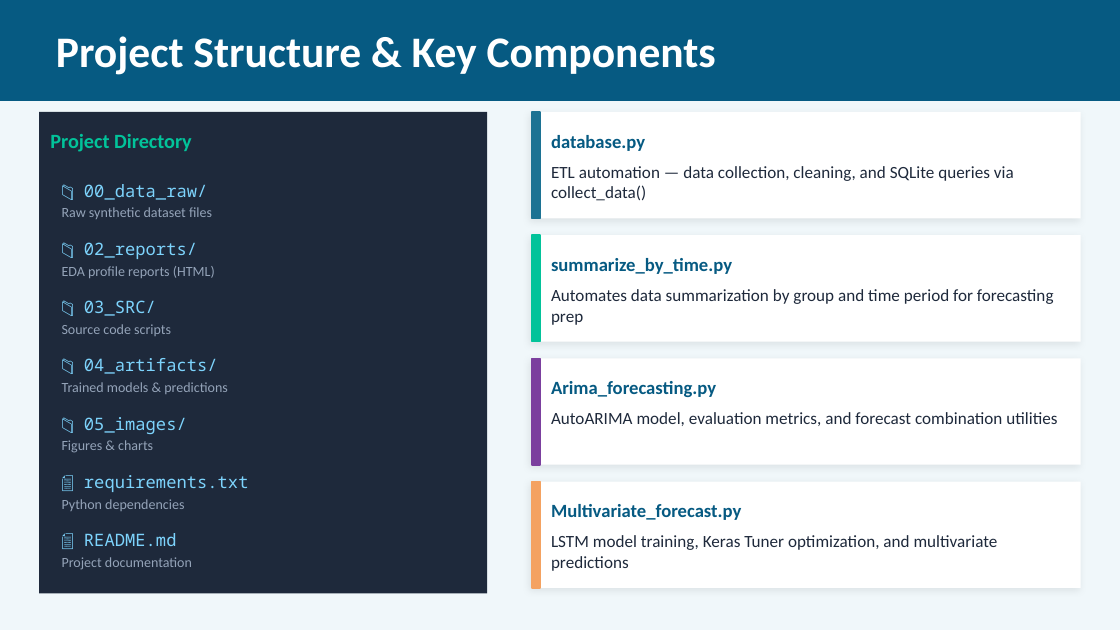
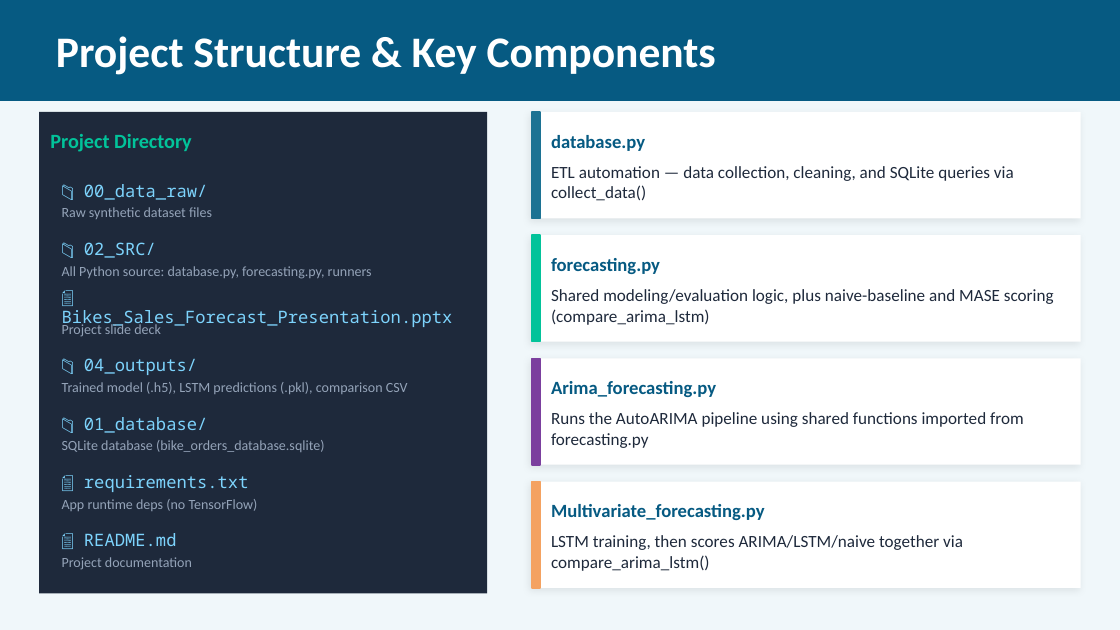
Before and after one commit to EllaN12/Ella_Portfolio, a slide deck: slide 8 of Bikes_Sales_Forecast_Presentation.pptx. Drawn at 1120x630 pixels with LibreOffice and Linux fonts; fonts in the diff are those of the drawing. Boxes give left, top, right and bottom in pixels: in the first picture for what was removed or moved away, otherwise in the second. Text is boxed around its words. In the diff, an @@ line names an element or a change of style, - is before the commit and + after.

```diff
--- a/Bikes_Sales_Forecast_Presentation.pptx
+++ b/Bikes_Sales_Forecast_Presentation.pptx
@@ text at <box>62,266,372,279</box>: text changed @@
-EDA profile reports (HTML)
+All Python source: database.py, forecasting.py, runners
@@ text at <box>84,242,156,258</box>: text changed @@
-📁 02_reports/
+📁 02_SRC/
@@ text at <box>551,258,660,274</box>: text changed @@
-summarize_by_time.py
+forecasting.py
@@ text at <box>551,289,1054,325</box>: text changed @@
-Automates data summarization by group and time period for forecasting prep
+Shared modeling/evaluation logic, plus naive-baseline and MASE scoring (compare_arima_lstm)
@@ text at <box>62,310,453,329</box>: text changed @@
-📁 03_SRC/
+📄 Bikes_Sales_Forecast_Presentation.pptx
@@ text at <box>62,322,161,337</box>: text changed @@
-Source code scripts
+Project slide deck
@@ text at <box>84,358,197,375</box>: text changed @@
-📁 04_artifacts/
+📁 04_outputs/
@@ text at <box>62,382,408,394</box>: text changed @@
-Trained models & predictions
+Trained model (.h5), LSTM predictions (.pkl), comparison CSV
@@ text at <box>84,417,207,433</box>: text changed @@
-📁 05_images/
+📁 01_database/
@@ text at <box>551,412,1024,448</box>: text changed @@
-AutoARIMA model, evaluation metrics, and forecast combination utilities
+Runs the AutoARIMA pipeline using shared functions imported from forecasting.py
@@ text at <box>62,440,324,452</box>: text changed @@
-Figures & charts
+SQLite database (bike_orders_database.sqlite)
@@ text at <box>62,499,258,511</box>: text changed @@
-Python dependencies
+App runtime deps (no TensorFlow)
@@ text at <box>551,504,765,520</box>: text changed @@
-Multivariate_forecast.py
+Multivariate_forecasting.py
@@ text at <box>551,535,963,571</box>: text changed @@
-LSTM model training, Keras Tuner optimization, and multivariate predictions
+LSTM training, then scores ARIMA/LSTM/naive together via compare_arima_lstm()
```
Also in this commit, not shown: 8 other slides changed, 5 other files.
